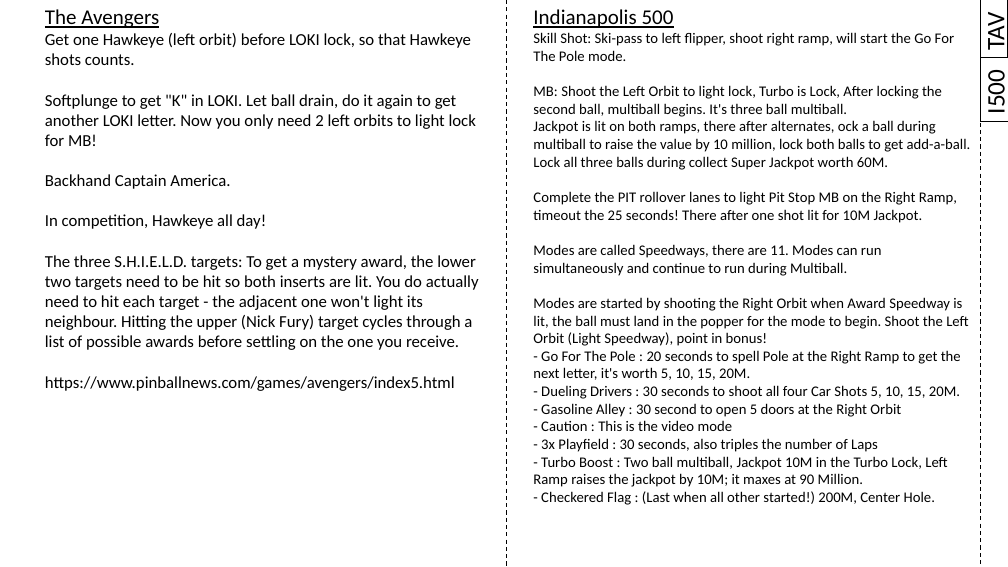
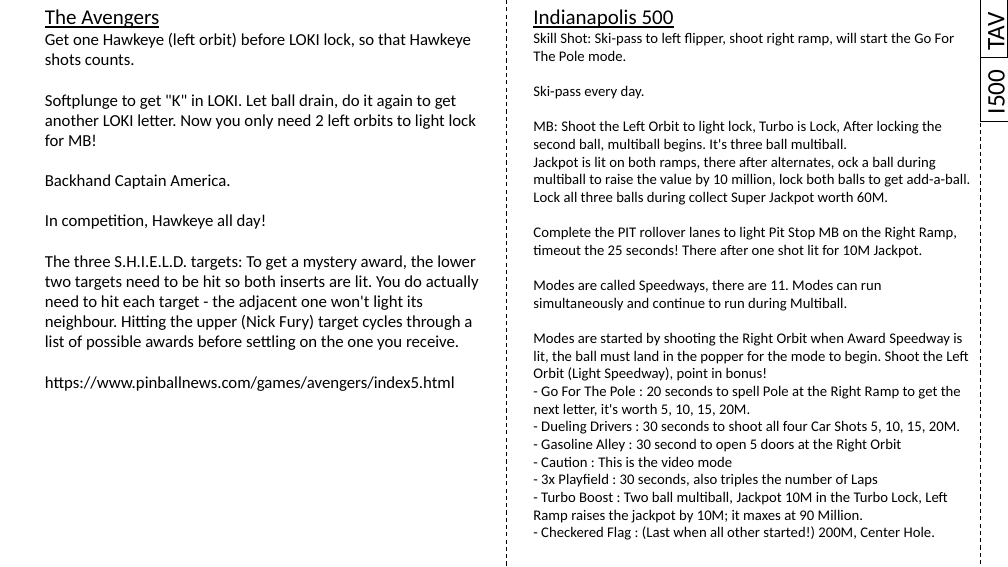
Before and after one commit to karstenbolge/PB, a slide deck: slide 19 of PB.pptx. Drawn at 1008x567 pixels with LibreOffice and Linux fonts; fonts in the diff are those of the drawing. Boxes give left, top, right and bottom in pixels: in the first picture for what was removed or moved away, otherwise in the second. Text is boxed around its words. In the diff, an @@ line names an element or a change of style, - is before the commit and + after.

```diff
--- a/PB.pptx
+++ b/PB.pptx
@@ text at box(533, 85, 645, 99): paragraph added @@
+Ski-pass every day.
```
Also in this commit, not shown: 8 other slides changed, 1 slide added.
